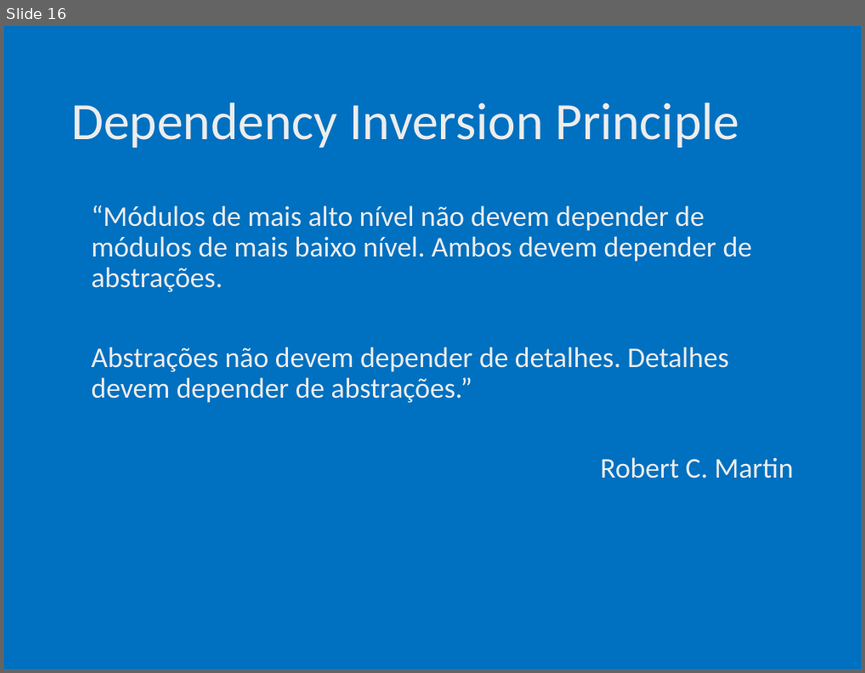
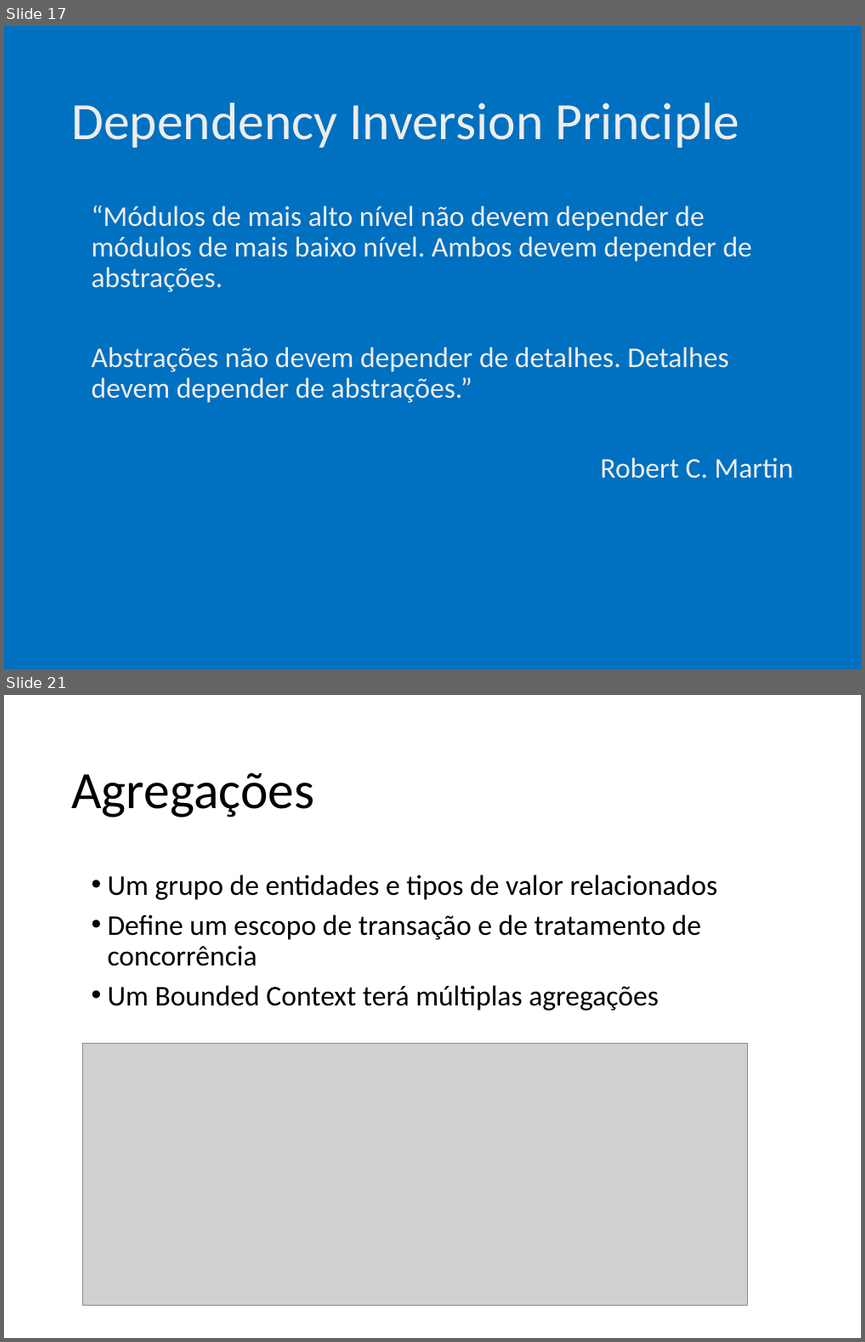
Before and after one commit to ivanpaulovich/event-sourcing-jambo, a slide deck: docs/Introdução ao Domain-Driven-Design (DDD).pptx. Shown one above the other, each under a label of ours: slide 16 before the commit, slides 17 and 21 after it; the slides between them are not shown. The pictures are 865x673 and 865x1342 pixels, drawn with LibreOffice and Linux fonts; fonts in the diff are those of the drawing; grey boxes stand for pictures. Boxes give left, top, right and bottom in pixels: in the first picture for what was removed or moved away, otherwise in the second. Text is boxed around its words. In the diff, an @@ line names an element or a change of style, - is before the commit and + after.

```diff
--- a/docs/Introdução ao Domain-Driven-Design (DDD).pptx
+++ b/docs/Introdução ao Domain-Driven-Design (DDD).pptx
@@ slide 21 added at <box>4,695,861,1338</box>, background #FFFFFF @@
@@ title added at <box>71,773,314,817</box>, 44 pt, text #000000 @@
+Agregações
@@ text added at <box>108,874,718,1010</box>, 24 pt, text #000000 @@
+• Um grupo de entidades e tipos de valor relacionados
+• Define um escopo de transação e de tratamento de concorrência
+• Um Bounded Context terá múltiplas agregações
@@ picture added at <box>83,1043,748,1304</box> @@
@@ what was slide 16 is now slide 17 @@
```
Also in this commit, not shown: 13 slides changed, 2 other slides added, 3 slides removed.
